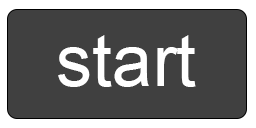
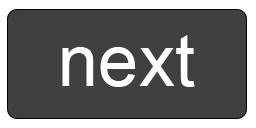
Layers edited between the first and the second (256, 128) image:
added layer "next" above "start" over [62,35,195,87]
hid "start" over [58,35,196,87]
